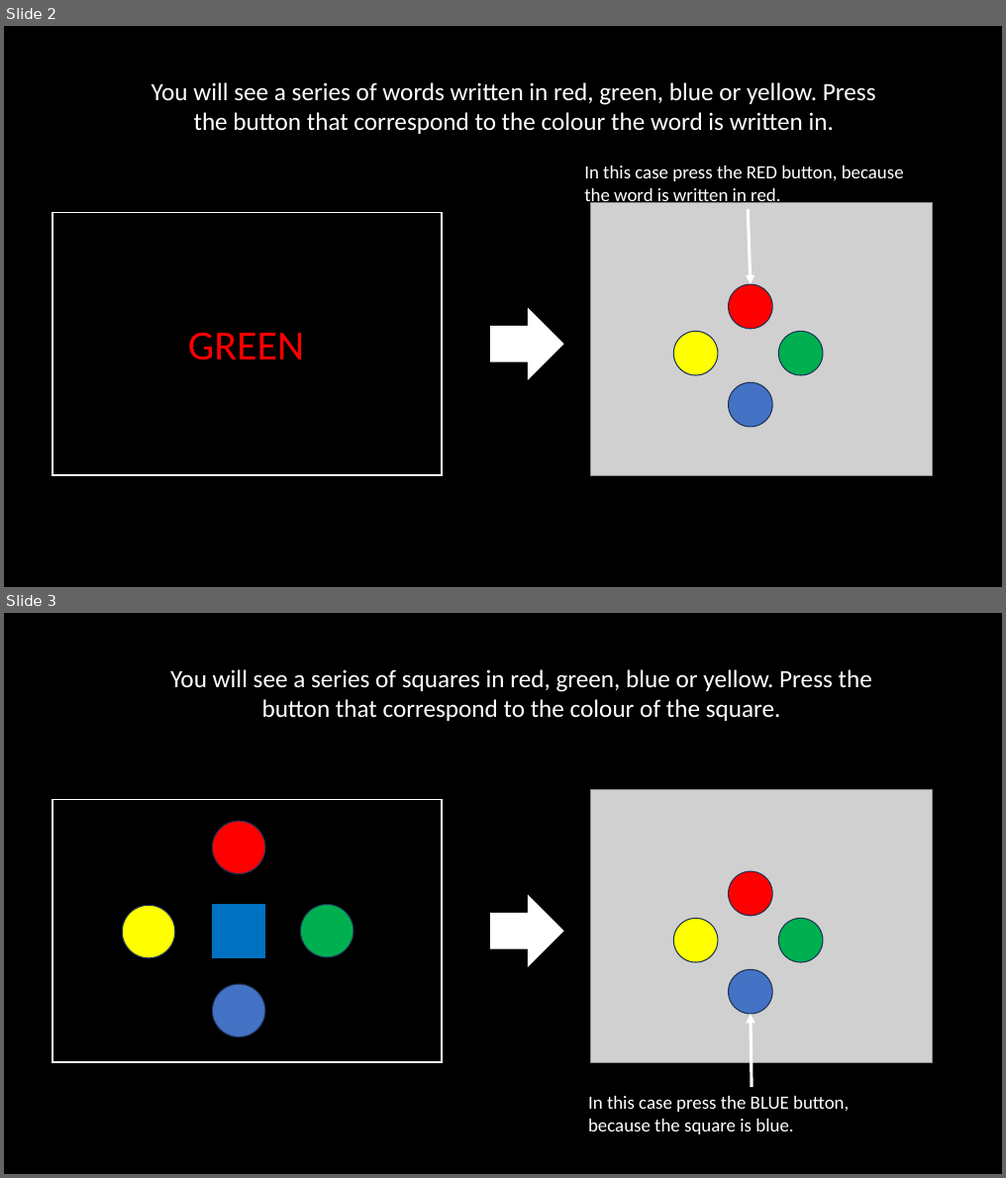
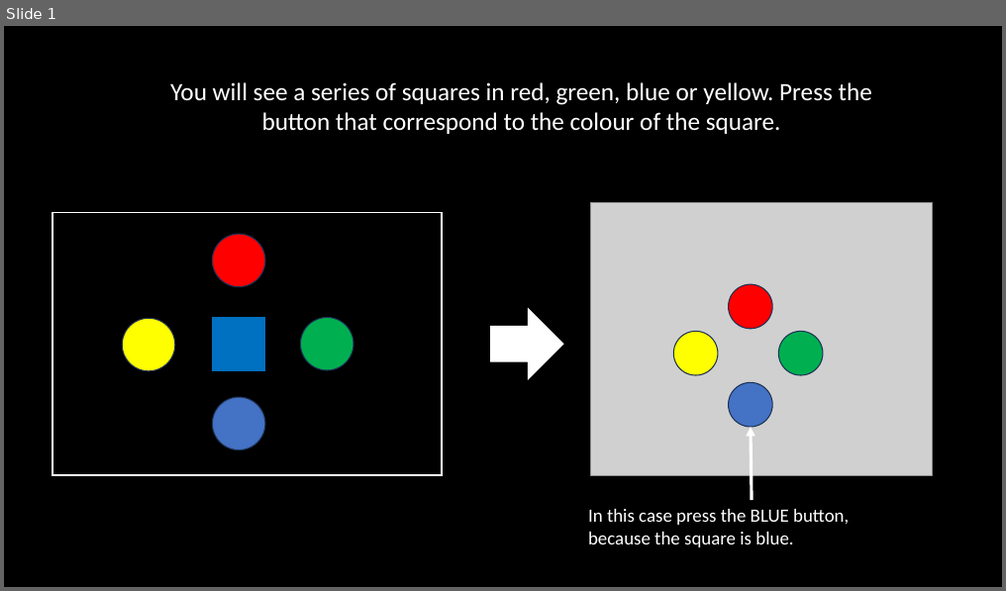
Before and after one commit to LabBench-Society/Protocols, a slide deck: stroopReverse/StroopReverseInstructions.pptx. Shown one above the other, each under a label of ours: slides 2 and 3 before the commit, slide 1 after it. The pictures are 1006x1178 and 1006x591 pixels, drawn with LibreOffice and Linux fonts; fonts in the diff are those of the drawing; grey boxes stand for pictures. Boxes give left, top, right and bottom in pixels: in the first picture for what was removed or moved away, otherwise in the second. Text is boxed around its words. In the diff, an @@ line names an element or a change of style, - is before the commit and + after.

```diff
--- a/stroopReverse/StroopReverseInstructions.pptx
+++ b/stroopReverse/StroopReverseInstructions.pptx
@@ slide 2 removed at box(4, 26, 1002, 587), background #000000 @@
@@ text removed at box(152, 82, 876, 134) @@
-You will see a series of words written in red, green, blue or yellow. Press the button that correspond to the colour the word is written in.
@@ text removed at box(584, 166, 904, 206) @@
-In this case press the RED button, because the word is written in red.
@@ rectangle removed at box(52, 212, 442, 475) @@
@@ arrow removed from (748, 209) to (750, 284) @@
@@ right arrow removed at box(491, 309, 563, 379) @@
@@ text removed at box(188, 332, 304, 361) @@
-GREEN
@@ group removed at box(591, 202, 933, 475): 4 ellipses, 1 picture @@
@@ what was slide 3 is now slide 1 @@
```
Also in this commit, not shown: 3 other slides removed, 11 other files.
